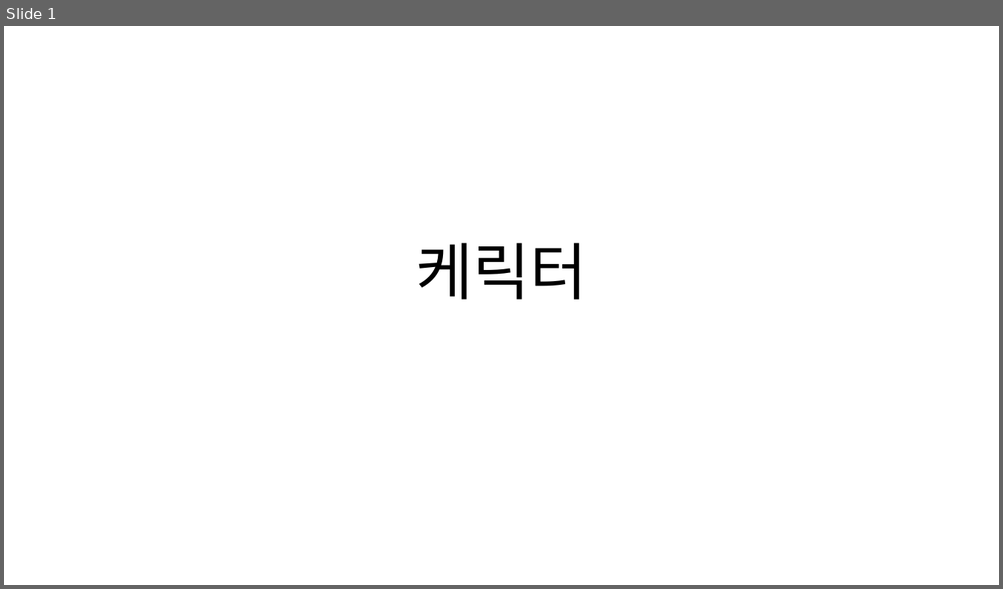
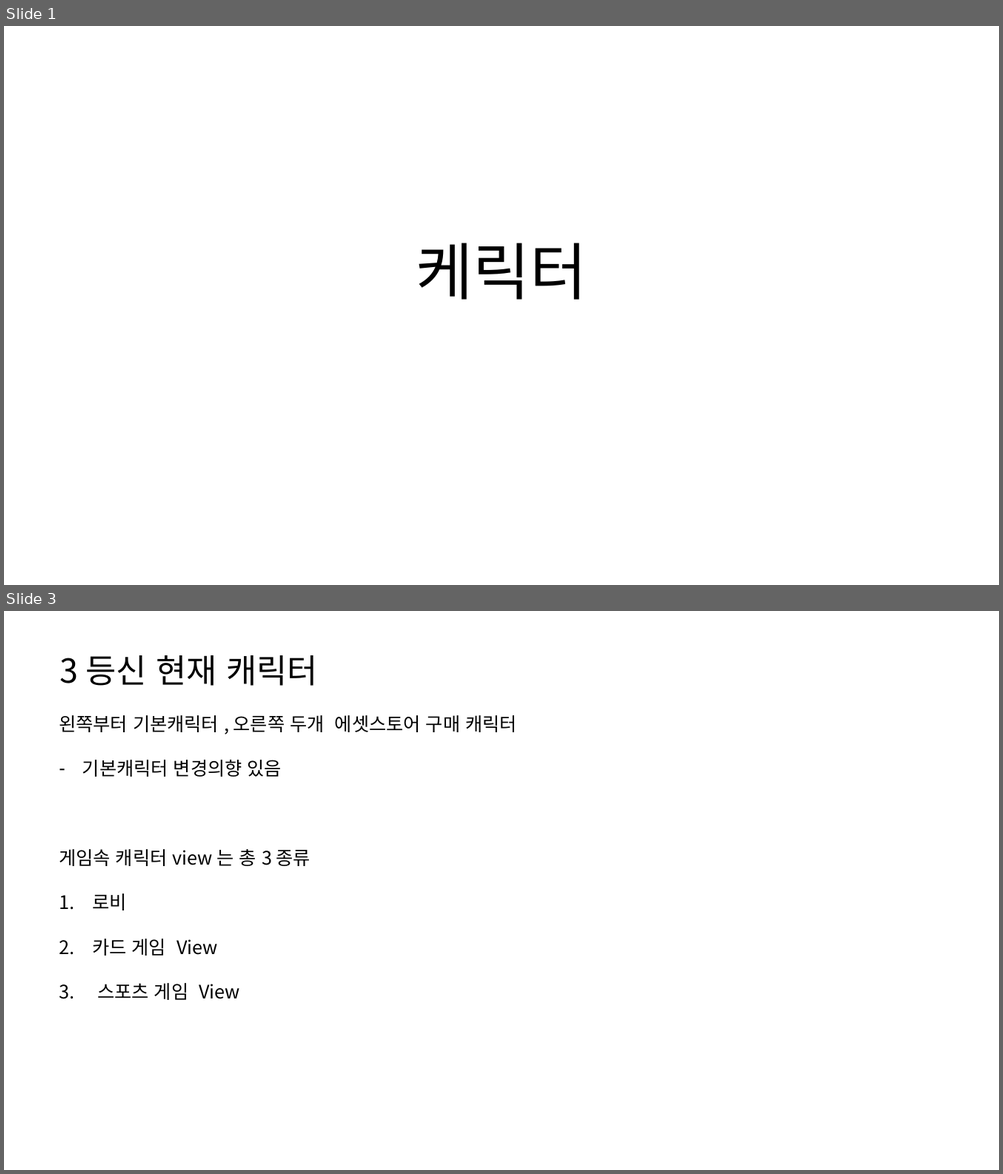
Before and after one commit to Pacman18/Plan, a slide deck: 캐릭터시리즈.pptx. Shown one above the other, each under a label of ours: slide 1 before the commit, slides 1 and 3 after it; the slides between them are not shown. The pictures are 1003x589 and 1003x1174 pixels, drawn with LibreOffice and Linux fonts; fonts in the diff are those of the drawing. Boxes give left, top, right and bottom in pixels: in the first picture for what was removed or moved away, otherwise in the second. Text is boxed around its words. In the diff, an @@ line names an element or a change of style, - is before the commit and + after.

```diff
--- a/캐릭터시리즈.pptx
+++ b/캐릭터시리즈.pptx
@@ slide 3 added at (4,611,999,1170), background #FFFFFF @@
@@ title added at (60,655,318,686), 32 pt, text #000000 @@
+3 등신 현재 캐릭터
@@ text added at (59,715,517,1000), 18 pt, text #000000 @@
+왼쪽부터 기본캐릭터 , 오른쪽 두개 에셋스토어 구매 캐릭터
+– 기본캐릭터 변경의향 있음
+게임속 캐릭터 view 는 총 3 종류
+1. 로비
+2. 카드 게임 View
+3. 스포츠 게임 View
```
Also in this commit, not shown: 2 slides changed, 4 other slides added, 1 slide removed.
